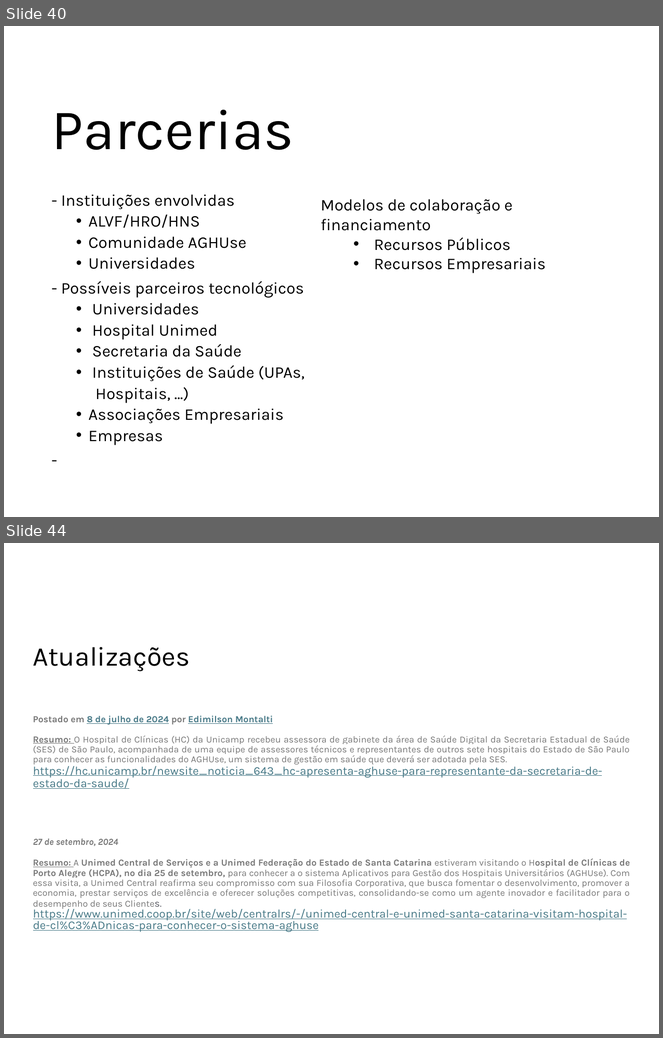
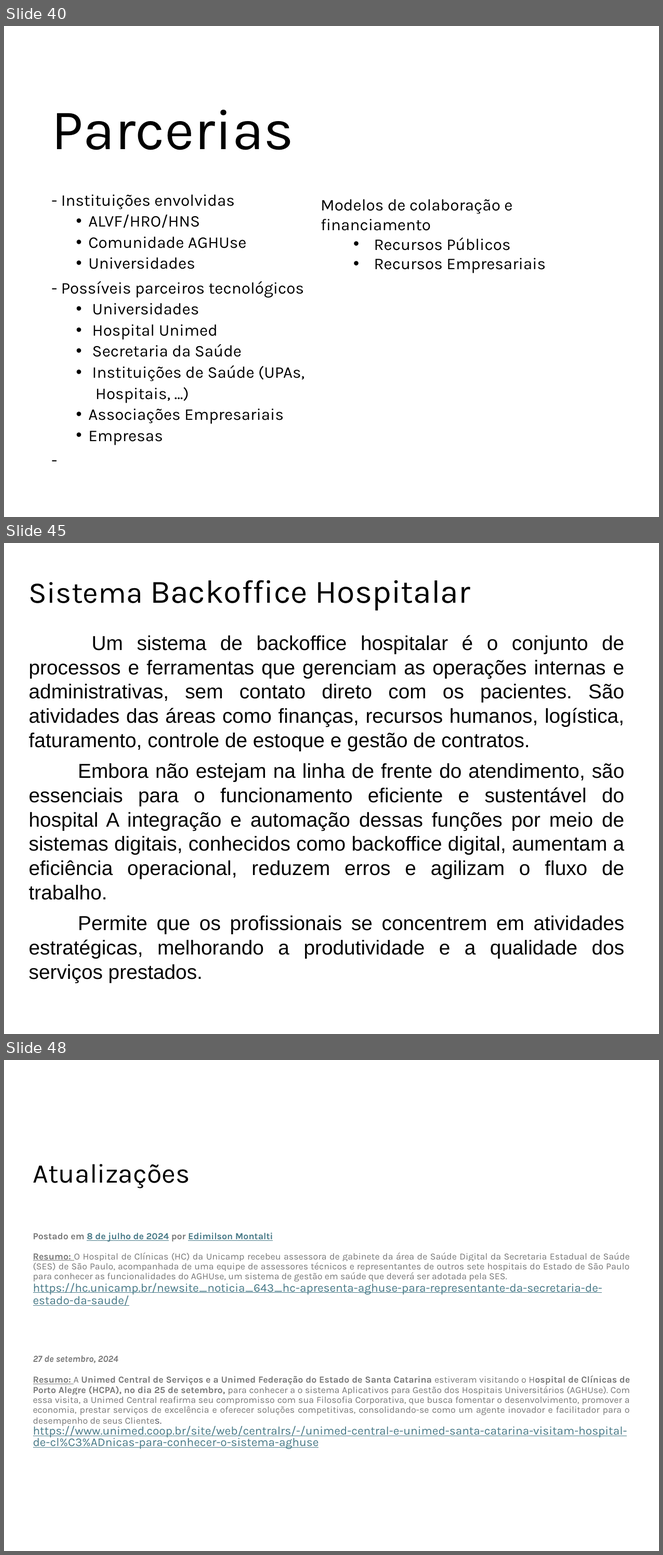
Before and after one commit to ProjetosALVF/ALVF_ProspeccaoGestao_TI, a slide deck: ALVF_AnalisePropostas_TI_DiretoriaExecutiva_Fev_2025/Apresentação_ProspecçãoSistema_Core_ALVF.pptx. Shown one above the other, each under a label of ours: slides 40 and 44 before the commit, slides 40, 45 and 48 after it; the slides between them are not shown. The pictures are 663x1038 and 663x1555 pixels, drawn with LibreOffice and Linux fonts; fonts in the diff are those of the drawing. Boxes give left, top, right and bottom in pixels: in the first picture for what was removed or moved away, otherwise in the second. Text is boxed around its words. In the diff, an @@ line names an element or a change of style, - is before the commit and + after.

```diff
--- a/ALVF_AnalisePropostas_TI_DiretoriaExecutiva_Fev_2025/Apresentação_ProspecçãoSistema_Core_ALVF.pptx
+++ b/ALVF_AnalisePropostas_TI_DiretoriaExecutiva_Fev_2025/Apresentação_ProspecçãoSistema_Core_ALVF.pptx
@@ slide 45 added at <box>4,543,659,1034</box>, background #FFFFFF @@
@@ title added at <box>29,580,470,611</box>, 36 pt, text #000000 @@
+Sistema Backoffice Hospitalar
@@ text added at <box>29,635,625,983</box>, 22.2 pt, text #000000 @@
+Um sistema de backoffice hospitalar é o conjunto de processos e ferramentas que gerenciam as operações internas e administrativas, sem contato direto com os pacientes. São atividades das áreas como finanças, recursos humanos, logística, faturamento, controle de estoque e gestão de contratos.
+Embora não estejam na linha de frente do atendimento, são essenciais para o funcionamento eficiente e sustentável do hospital A integração e automação dessas funções por meio de sistemas digitais, conhecidos como backoffice digital, aumentam a eficiência operacional, reduzem erros e agilizam o fluxo de trabalho.
+Permite que os profissionais se concentrem em atividades estratégicas, melhorando a produtividade e a qualidade dos serviços prestados.
@@ what was slide 44 is now slide 48 @@
```
Also in this commit, not shown: 5 slides changed, 3 other slides added.
